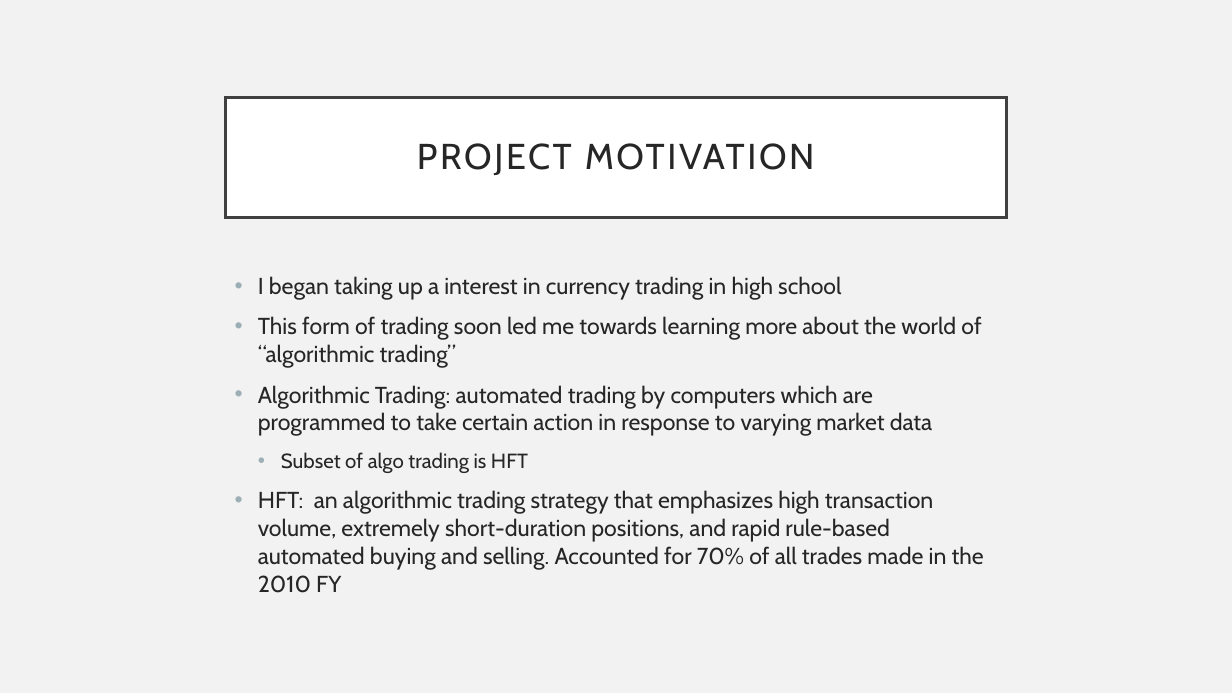
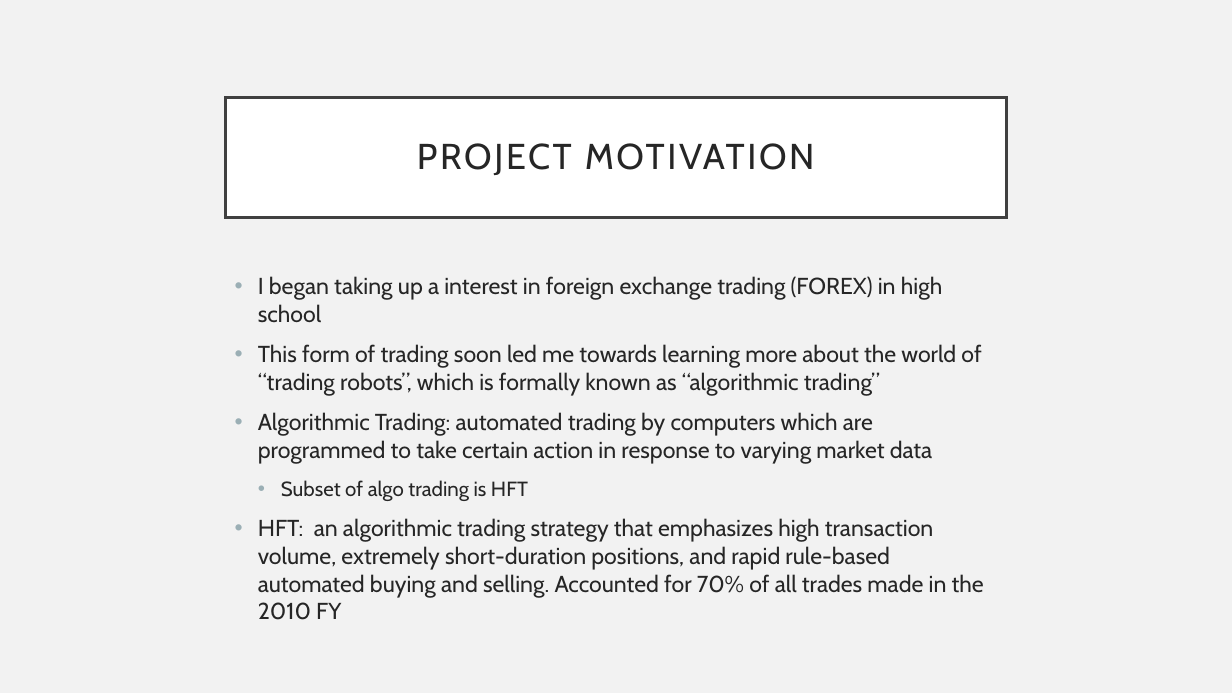
Before and after one commit to Rba12394/NetworksProject, a slide deck: slide 2 of final project.pptx. Drawn at 1232x693 pixels with LibreOffice and Linux fonts; fonts in the diff are those of the drawing. Boxes give left, top, right and bottom in pixels: in the first picture for what was removed or moved away, otherwise in the second. Text is boxed around its words. In the diff, an @@ line names an element or a change of style, - is before the commit and + after.

Commit message:
updated final project

```diff
--- a/final project.pptx
+++ b/final project.pptx
@@ text at [258,276,981,396]: text changed @@
-• I began taking up a interest in currency trading in high school
-• This form of trading soon led me towards learning more about the world of “algorithmic trading”
+• I began taking up a interest in foreign exchange trading (FOREX) in high school
+• This form of trading soon led me towards learning more about the world of
+  “trading robots”, which is formally known as “algorithmic trading”
```
Also in this commit, not shown: 4 other slides changed.
